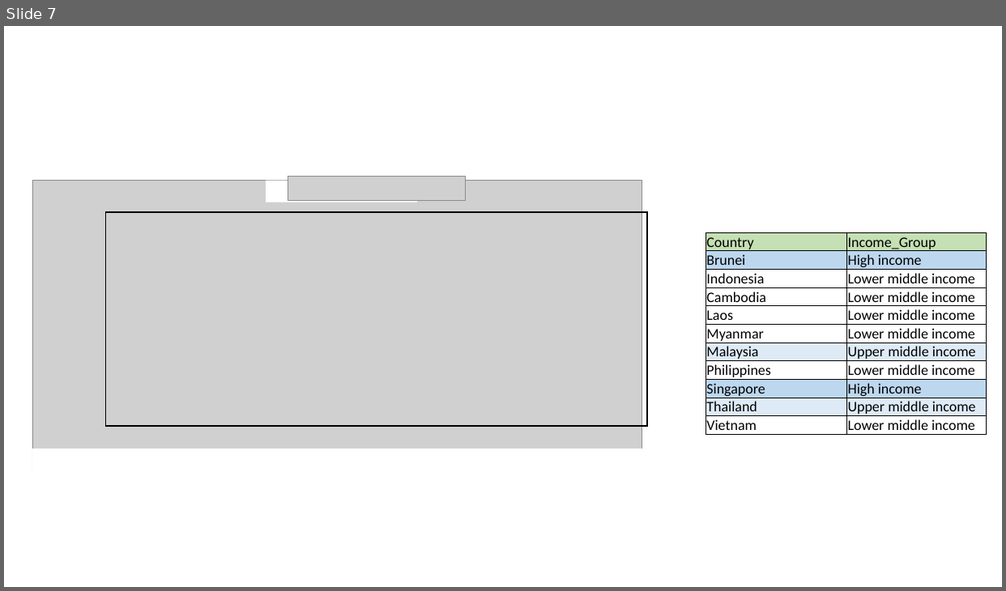
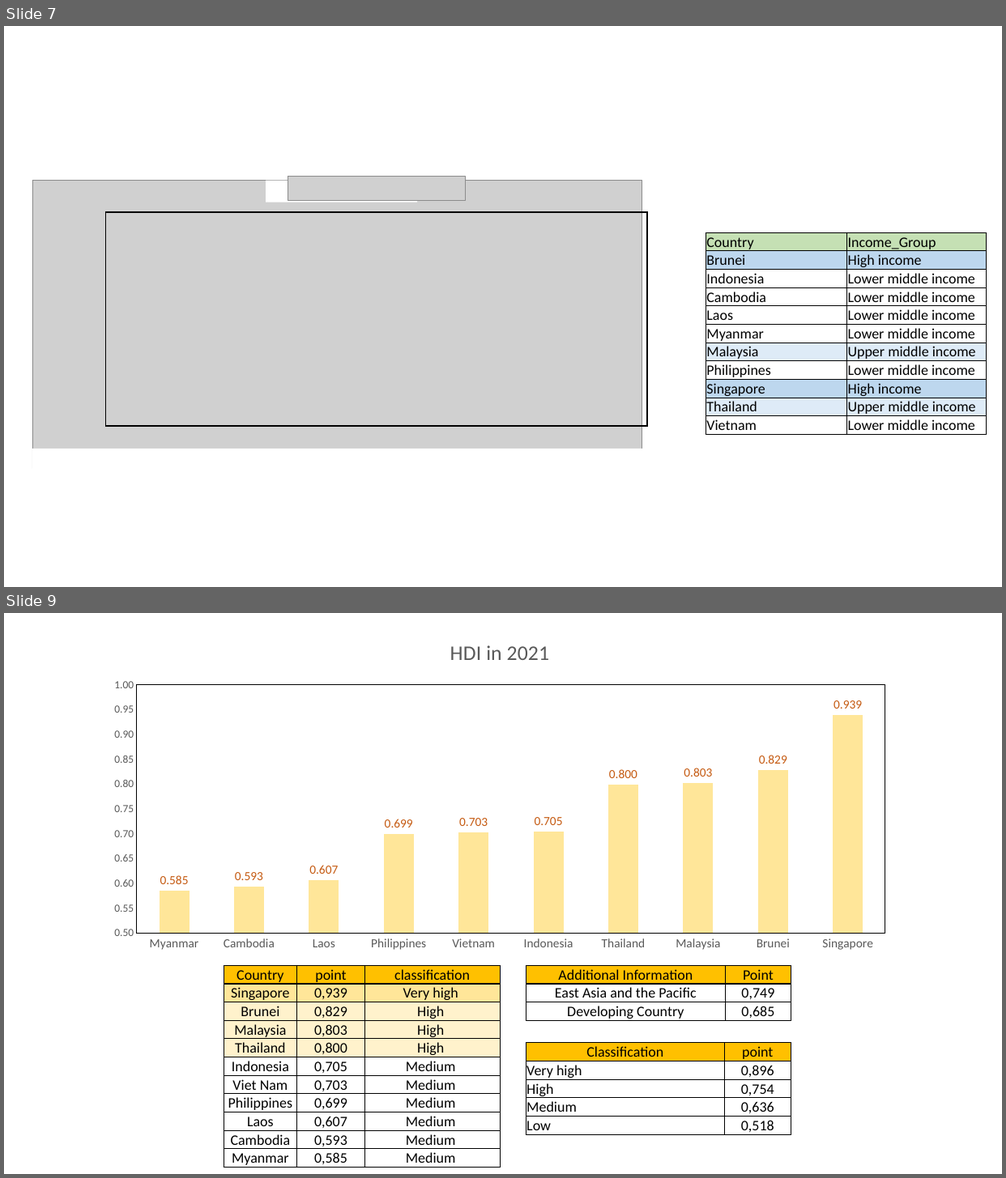
Before and after one commit to HadiSyahputraa/World-WIde-COVID, a slide deck: Final_Report.pptx. Shown one above the other, each under a label of ours: slide 7 before the commit, slides 7 and 9 after it; the slides between them are not shown. The pictures are 1006x591 and 1006x1178 pixels, drawn with LibreOffice and Linux fonts; fonts in the diff are those of the drawing; grey boxes stand for pictures. Boxes give left, top, right and bottom in pixels: in the first picture for what was removed or moved away, otherwise in the second. Text is boxed around its words. In the diff, an @@ line names an element or a change of style, - is before the commit and + after.

Commit message:
More Info  regarding COVID
Adding more information regarding to covid on the final report

```diff
--- a/Final_Report.pptx
+++ b/Final_Report.pptx
@@ slide 9 added at (x1=4, y1=613, x2=1002, y2=1174), background #FFFFFF @@
@@ column chart added at (x1=98, y1=623, x2=901, y2=958) @@
+title "HDI in 2021 "
+categories: Myanmar, Cambodia, Laos, Philippines, Vietnam, Indonesia, Thailand, Malaysia, Brunei, Singapore
+Series 1: 0.585, 0.593, 0.607, 0.699, 0.703, 0.705, 0.8, 0.803, 0.829, 0.939
@@ table added at (x1=224, y1=965, x2=501, y2=1171), 11 rows, 3 columns @@
+Country | point | classification
+Singapore | 0,939 | Very high
+Brunei | 0,829 | High
+Malaysia | 0,803 | High
+Thailand | 0,800 | High
+Indonesia | 0,705 | Medium
+Viet Nam | 0,703 | Medium
+Philippines | 0,699 | Medium
+Laos | 0,607 | Medium
+Cambodia | 0,593 | Medium
+Myanmar | 0,585 | Medium
@@ table added at (x1=526, y1=965, x2=791, y2=1022), 3 rows, 2 columns @@
+Additional Information | Point
+East Asia and the Pacific | 0,749
+Developing Country | 0,685
@@ table added at (x1=526, y1=1043, x2=791, y2=1135), 5 rows, 2 columns @@
+Classification | point
+Very high | 0,896
+High | 0,754
+Medium | 0,636
+Low | 0,518
```
Also in this commit, not shown: 6 slides changed, 3 other slides added, 4 slides removed, 4 other files.
